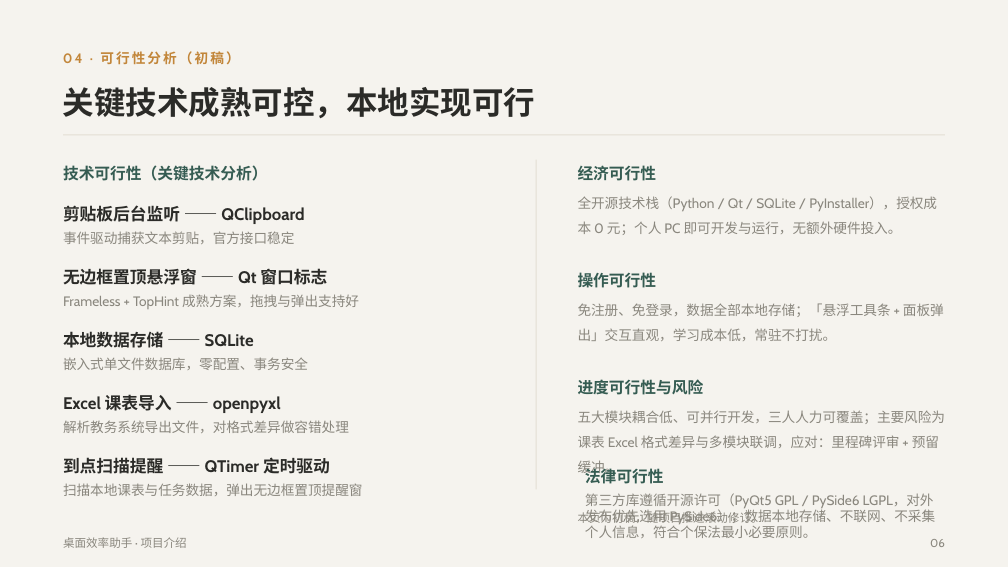
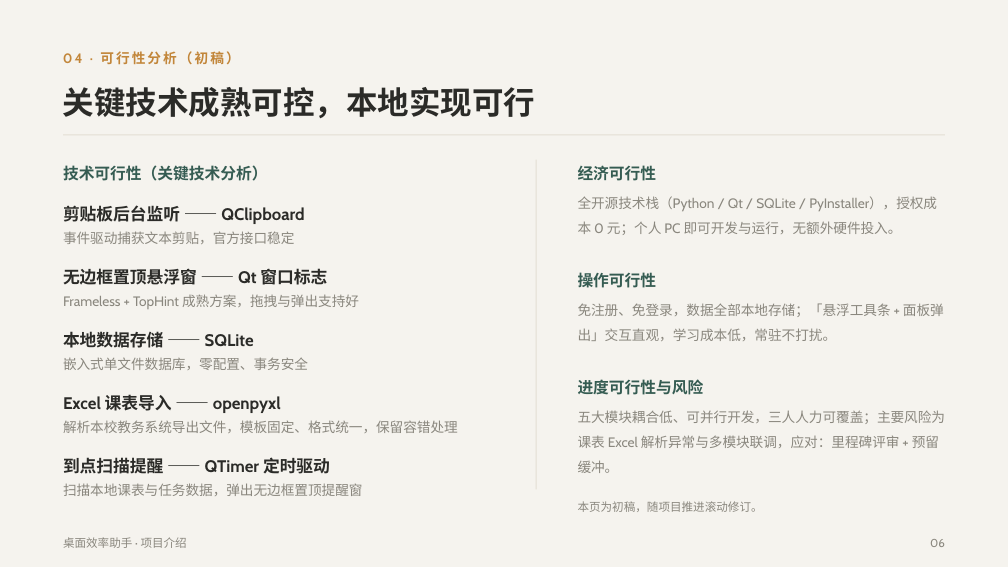
Before and after one commit to TechSoloTechSolo-crypto/Desktop-Efficiency-Assistant, a slide deck: slide 6 of desk_assistent/docs/G06小组项目.pptx. Drawn at 1008x567 pixels with LibreOffice and Linux fonts; fonts in the diff are those of the drawing. Boxes give left, top, right and bottom in pixels: in the first picture for what was removed or moved away, otherwise in the second. Text is boxed around its words. In the diff, an @@ line names an element or a change of style, - is before the commit and + after.

```diff
--- a/desk_assistent/docs/G06小组项目.pptx
+++ b/desk_assistent/docs/G06小组项目.pptx
@@ text at box(578, 410, 946, 473): text changed @@
-五大模块耦合低、可并行开发，三人人力可覆盖；主要风险为课表 Excel 格式差异与多模块联调，应对：里程碑评审 + 预留缓冲。
+五大模块耦合低、可并行开发，三人人力可覆盖；主要风险为课表 Excel 解析异常与多模块联调，应对：里程碑评审 + 预留缓冲。
@@ text at box(63, 420, 458, 433): text changed @@
-解析教务系统导出文件，对格式差异做容错处理
+解析本校教务系统导出文件，模板固定、格式统一，保留容错处理
@@ text removed at box(585, 466, 664, 484) @@
-法律可行性
@@ text "本页为初稿，随项目推进滚动修订。": place and size @@
-text "本页为初稿，随项目推进滚动修订。" at box(578, 510, 763, 524)
+text "本页为初稿，随项目推进滚动修订。" at box(578, 501, 763, 512)
@@ text removed at box(585, 493, 936, 538) @@
-第三方库遵循开源许可（PyQt5 GPL / PySide6 LGPL，对外发布优先选用 PySide6）；数据本地存储、不联网、不采集个人信息，符合个保法最小必要原则。
```
Also in this commit, not shown: 5 other slides changed, 4 other files.
